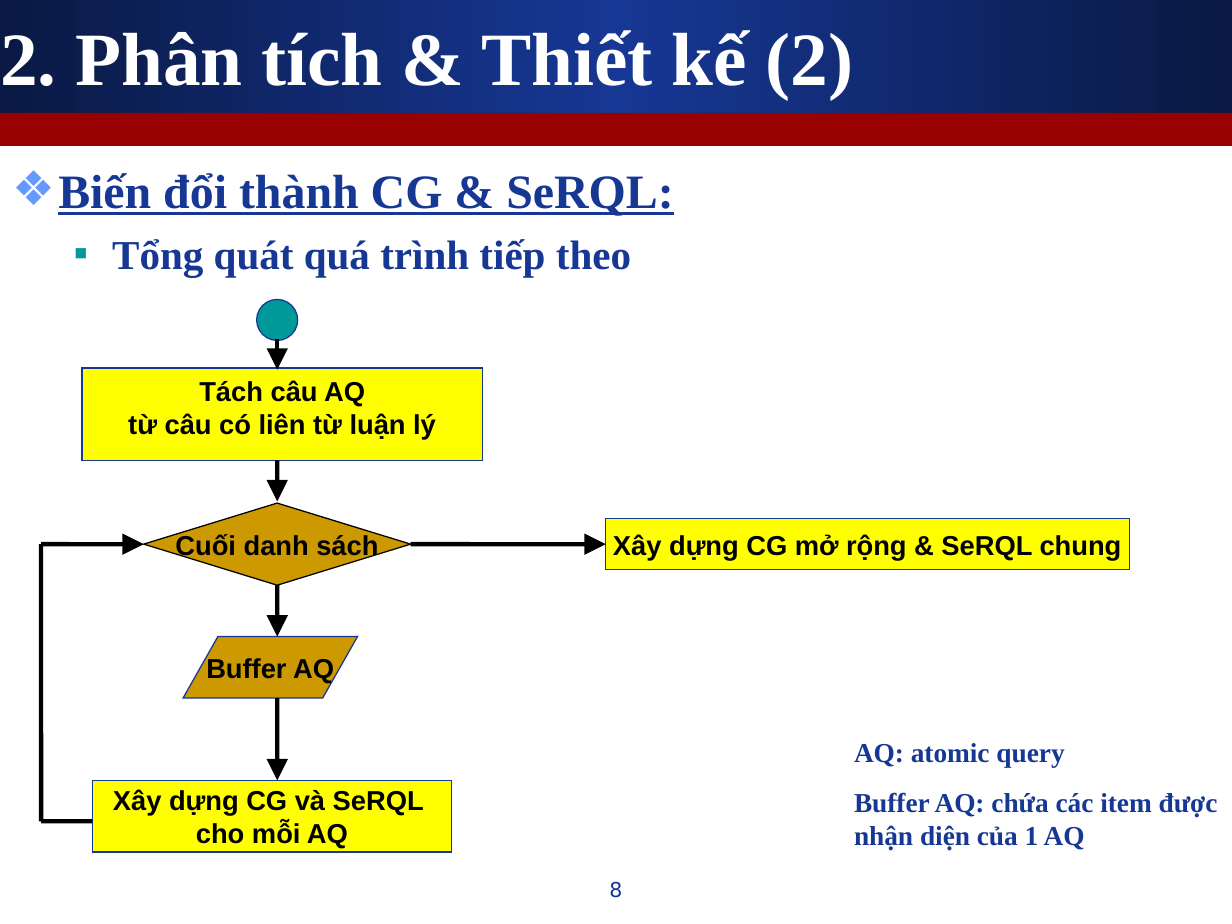
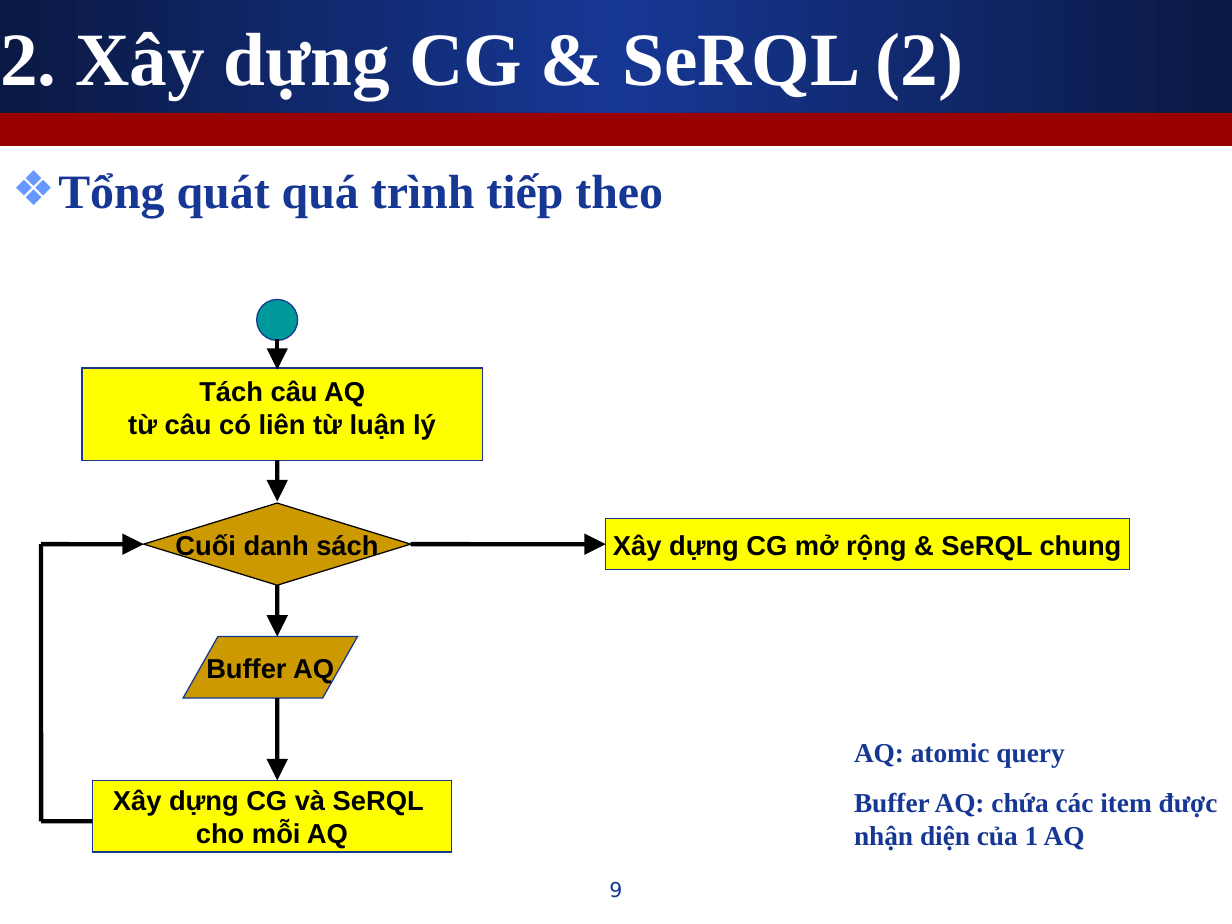
Before and after one commit to leaderwing/kt-kimres, a slide deck: slide 9 of note/[K][Thesis] Presentation.ppt (slide 8 before the commit). Drawn at 1232x924 pixels with LibreOffice and Linux fonts; fonts in the diff are those of the drawing. Boxes give left, top, right and bottom in pixels: in the first picture for what was removed or moved away, otherwise in the second. Text is boxed around its words. In the diff, an @@ line names an element or a change of style, - is before the commit and + after.

```diff
--- a/note/[K][Thesis] Presentation.ppt
+++ b/note/[K][Thesis] Presentation.ppt
@@ title at [0, 32, 963, 99]: text changed @@
-2. Phân tích & Thiết kế (2)
+2. Xây dựng CG & SeRQL (2)
@@ text "Tổng quát quá trình tiếp ..." at [58, 173, 663, 218]: size 24 to 28 pt; bullet ▪ to ❖; list level 2 to 1 in "Tổng quát quá trình tiếp ..."; bullet colour #009999 to #6699FF @@
@@ text at [58, 173, 673, 216]: paragraph removed @@
-❖ Biến đổi thành CG & SeRQL:
@@ page number at [609, 881, 622, 898]: text changed @@
-8
+9
```
Also in this commit, not shown: 13 other slides changed, 2 slides added, 2 slides removed.
